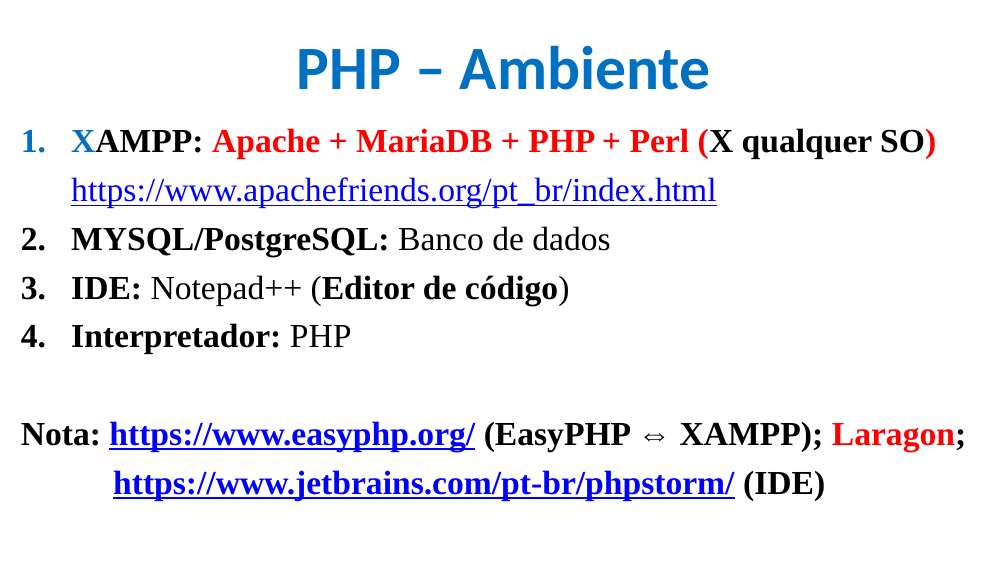
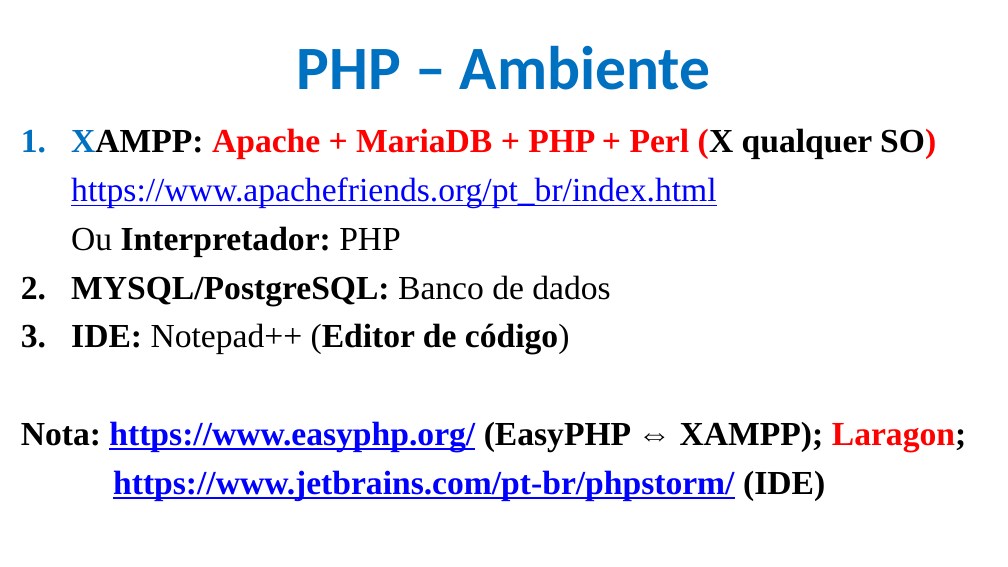
Before and after one commit to CloudEducationBrazil/WydenDesenvolvimentoWebPHP, a slide deck: slide 5 of 01 Classes/Aula 12 e 13 Desenvolvimento Web PHP - PHP.pptx. Drawn at 1008x567 pixels with LibreOffice and Linux fonts; fonts in the diff are those of the drawing; background and template pictures are left out. Boxes give left, top, right and bottom in pixels: in the first picture for what was removed or moved away, otherwise in the second. Text is boxed around its words. In the diff, an @@ line names an element or a change of style, - is before the commit and + after.

```diff
--- a/01 Classes/Aula 12 e 13 Desenvolvimento Web PHP - PHP.pptx
+++ b/01 Classes/Aula 12 e 13 Desenvolvimento Web PHP - PHP.pptx
@@ text at box(71, 226, 401, 256): paragraph added @@
+Ou Interpretador: PHP
@@ text at box(71, 323, 352, 354): paragraph removed @@
-4. Interpretador: PHP
```
Also in this commit, not shown: 3 other slides changed, 5 slides added.
